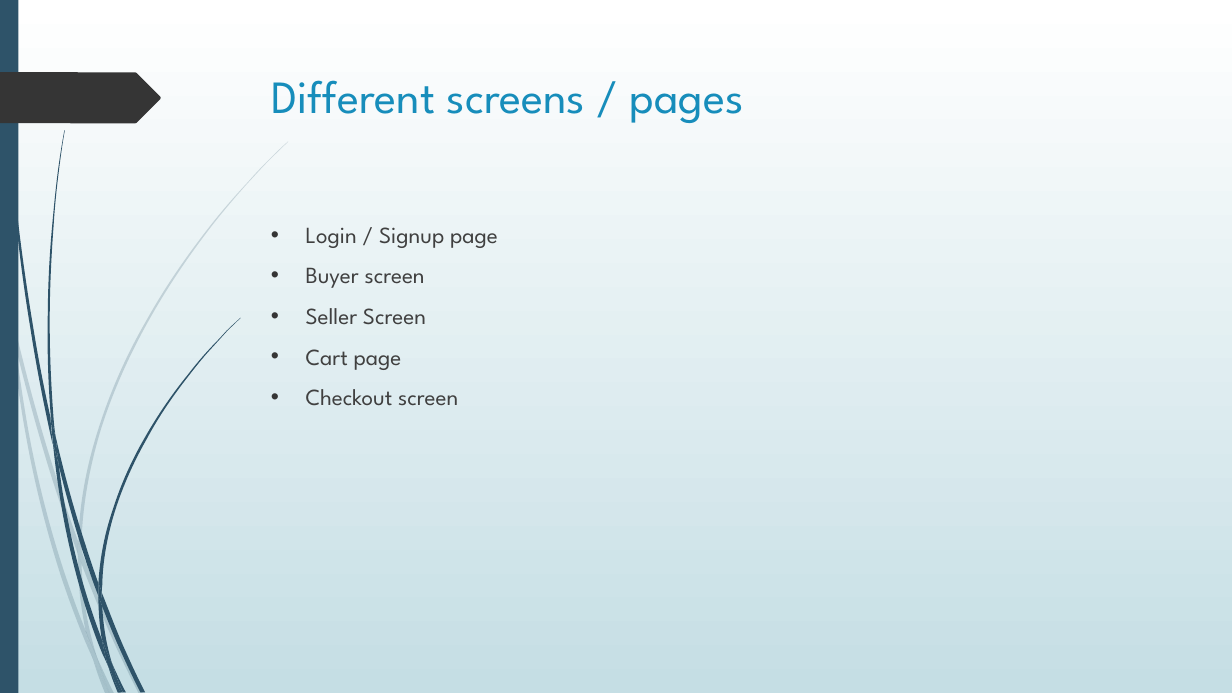
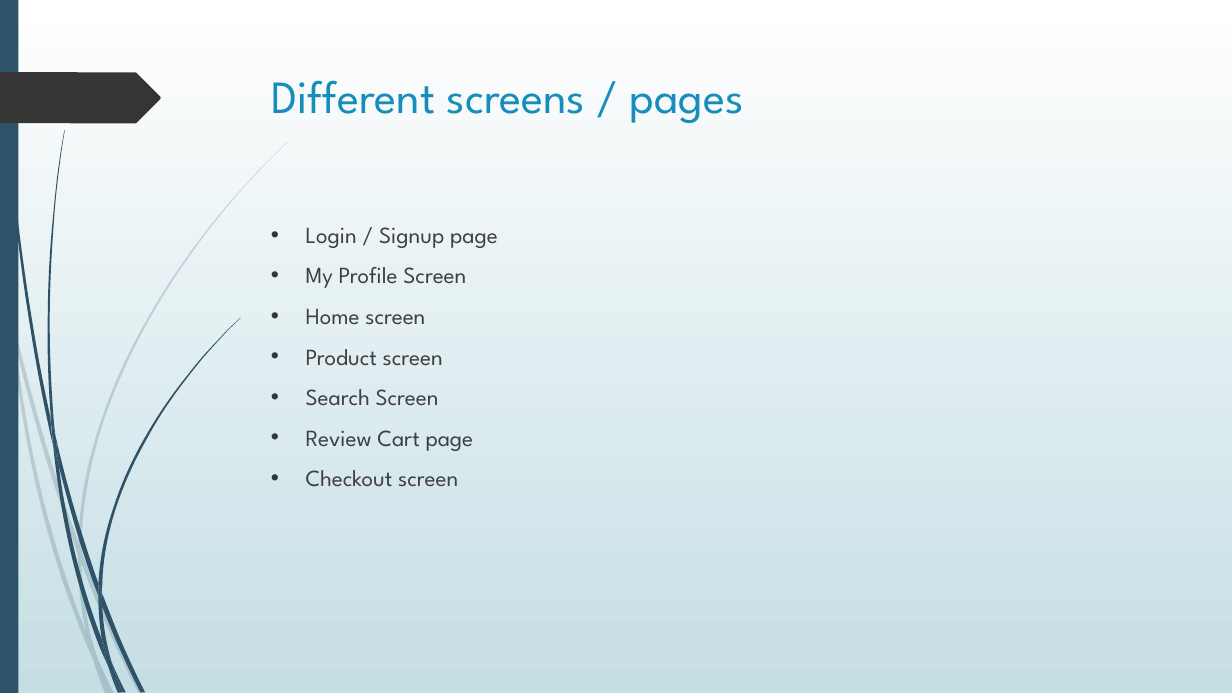
Before and after one commit to CPAD2021SecA/SecAGroup03, a slide deck: slide 4 of CPAD Assignment 1.pptx. Drawn at 1232x693 pixels with LibreOffice and Linux fonts; fonts in the diff are those of the drawing. Boxes give left, top, right and bottom in pixels: in the first picture for what was removed or moved away, otherwise in the second. Text is boxed around its words. In the diff, an @@ line names an element or a change of style, - is before the commit and + after.

Commit message:
Adding Checkout and review cart screen

```diff
--- a/CPAD Assignment 1.pptx
+++ b/CPAD Assignment 1.pptx
@@ text at [306,267,474,451]: text changed @@
-• Buyer screen
-• Seller Screen
-• Cart page
+• My Profile Screen
+• Home screen
+• Product screen
+• Search Screen
+• Review Cart page
```
Also in this commit, not shown: 2 other slides changed, 10 other files.
